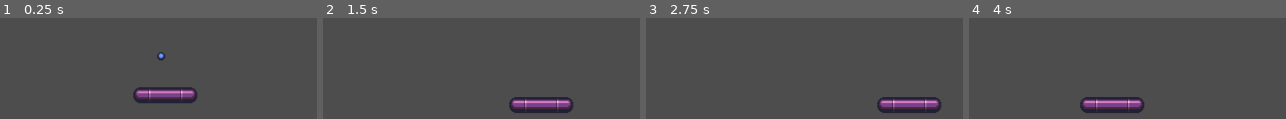
Above: before the commit, frames 1-4 (left to right).
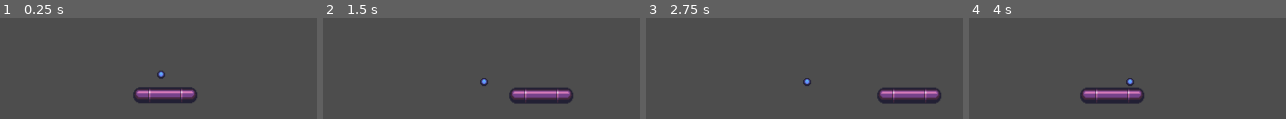
Above: after the commit, the same moments.

Repository: SamSamKDBX/casse-brique
Game: Godot game, scene res://main.tscn
The game is run twice, just before and just after one commit, with the same random seed, the same clock (stepped at 60 frames per second) and the same inputs.
Inputs:
- Up to frame 1 (0.25 s): no input
- Up to frame 2 (1.5 s): hold Right (p1_right) 0.53-1.28 s; tap Enter at 1.25 s; hold Left (p1_left) from 1.28 s (still down)
- Up to frame 3 (2.75 s): release Left (p1_left) at 2.03 s; hold Right (p1_right) from 2.03 s (still down)
- Up to frame 4 (4 s): tap Space at 3.5 s; release Right (p1_right) at 3.53 s; hold Left (p1_left) from 3.53 s (still down)

The runs differ from the first frame. In frame 1, 0.3% of the frame differs, in the area x 49-53%, y 33-61%; in frame 2, 4.8%, in the area x 49-79%, y 59-95%; in frame 3, 4.8%; in frame 4, 4.8%.

Commit message:
trying to fix ball bounce

Diff:
--- a/assets/ball/ball.tscn
+++ b/assets/ball/ball.tscn
@@ -3,10 +3,19 @@
 [ext_resource type="Texture2D" uid="uid://l2u1rgwcproc" path="res://assets/sprites/breakout_pieces.png" id="1_0hqb1"]
 [ext_resource type="Script" uid="uid://8fk5nvolos1m" path="res://assets/ball/contol_ball.gd" id="2_in8lq"]
 
+[sub_resource type="PhysicsMaterial" id="PhysicsMaterial_in8lq"]
+bounce = 1.0
+
 [sub_resource type="CircleShape2D" id="CircleShape2D_0hqb1"]
 radius = 5.0
 
 [node name="Ball" type="RigidBody2D" unique_id=1449724660]
+physics_material_override = SubResource("PhysicsMaterial_in8lq")
+gravity_scale = 0.0
+sleeping = true
+lock_rotation = true
+linear_damp_mode = 1
+angular_damp_mode = 1
 
 [node name="Contol Ball" type="Node" parent="." unique_id=925254034 node_paths=PackedStringArray("body")]
 script = ExtResource("2_in8lq")
--- a/assets/ball/contol_ball.gd
+++ b/assets/ball/contol_ball.gd
@@ -1,8 +1,14 @@
 extends Node
 
-@export var speed: float = 300
+@export var speed: float = 200
 @export var body: RigidBody2D
-var force: Vector2 = Vector2.DOWN
+# la force de base est vers le bas
+
+func _ready() -> void:
+	body.linear_velocity.y = speed
+	body.apply_central_impulse(Vector2.DOWN)
 
 func _physics_process(delta: float) -> void:
-	body.add_constant_central_force(force)
+	# appliquer une force constante dans la direction
+	#body.apply_central_force(force * speed)
+	print(body.linear_velocity)
--- a/control_joueur.gd
+++ b/control_joueur.gd
@@ -5,10 +5,16 @@
 @export var body: CharacterBody2D
 
 func _physics_process(delta: float) -> void:
-	body.velocity.y = 0
-	body.velocity.x = Input.get_axis("p1_left", "p1_right") * speed
-	body.move_and_slide()
-
-	var viewport_width = body.get_viewport_rect().size.x
-	body.position.x = clamp(body.position.x, margin_screen, viewport_width - margin_screen)
+	# mettre la vélocité à 0
+	body.velocity = Vector2.ZERO
+	# Si le joueur appuie sur le bouton droite ou gauche
+	if Input.is_action_pressed("p1_left") || Input.is_action_pressed("p1_right"):
+		# la vélocité en x est calculée grâce à la vitesse et la direction donnée
+		body.velocity.x = Input.get_axis("p1_left", "p1_right") * speed
+		# bouger en fonction de la vélocité
+		body.move_and_slide()
+		# récupérer la largeur de l'écran
+		var viewport_width = body.get_viewport_rect().size.x
+		# ne pas sortir de l'écran
+		body.position.x = clamp(body.position.x, margin_screen, viewport_width - margin_screen)
 	print(body.position)
--- a/main.tscn
+++ b/main.tscn
@@ -2,6 +2,8 @@
 
 [ext_resource type="PackedScene" uid="uid://bm3qgfl2tamaf" path="res://assets/raquette/raquette.tscn" id="1_ig7tw"]
 [ext_resource type="PackedScene" uid="uid://ql1elojd68dt" path="res://assets/ball/ball.tscn" id="2_0xm2m"]
+
+[sub_resource type="PhysicsMaterial" id="PhysicsMaterial_0xm2m"]
 
 [node name="Main" type="Node2D" unique_id=2064868903]
 
@@ -10,3 +12,4 @@
 
 [node name="Ball" parent="." unique_id=1449724660 instance=ExtResource("2_0xm2m")]
 position = Vector2(163, 148)
+physics_material_override = SubResource("PhysicsMaterial_0xm2m")
